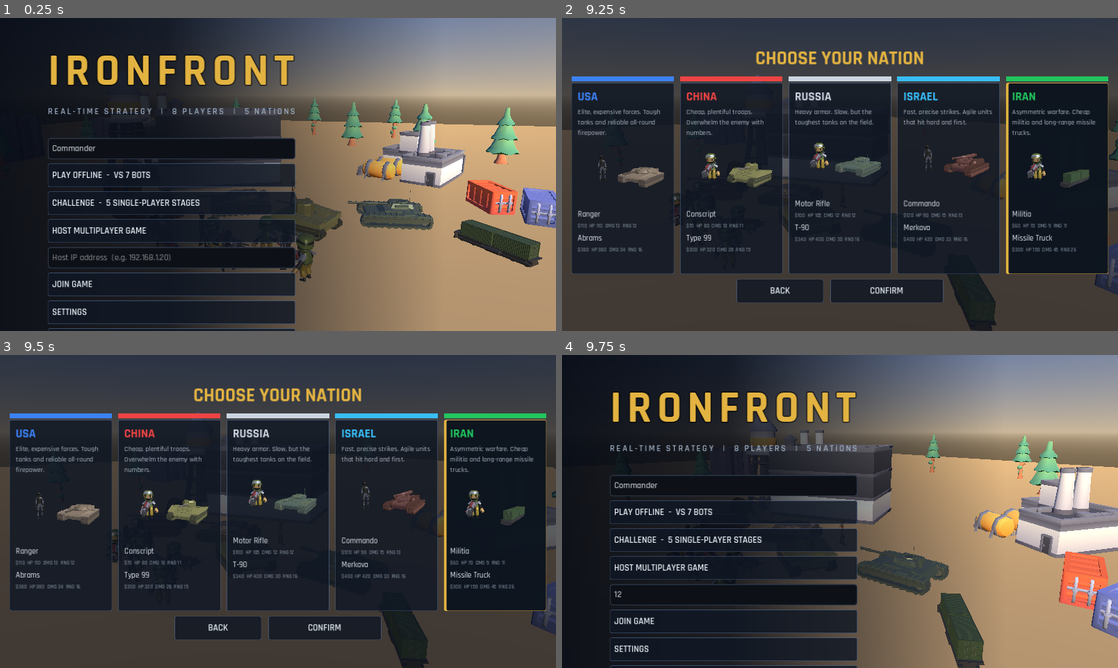
Above: before the commit, frames 1-4 (two rows, left to right).
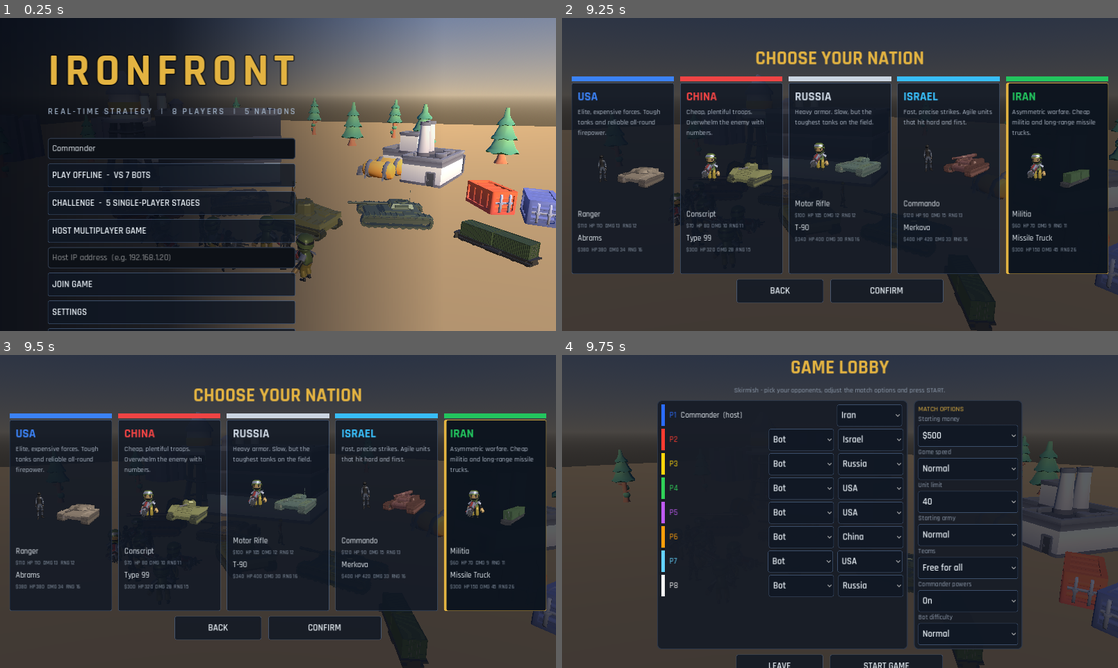
Above: after the commit, the same moments.

Repository: freeb5d/ironfront
Game: Godot game, scene res://scenes/menu.tscn
Same seed, same stepped clock (60 frames per second), same inputs: the game is played once before the commit and once after it.
Inputs (mouse positions are in pixels of both pictures, inside the frame that each line leads up to):
- Up to frame 1 (0.25 s): no input
- Up to frame 2 (9.25 s): click (734, 259) at 0.52 s; type "12" at 0.6 s; click "PLAY OFFLINE - VS 7 BOTS" at 1.25 s; click (623, 177) at 2.02 s; click (623, 177) at 2.77 s; click (728, 177) at 3.52 s; click (728, 177) at 4.27 s; click (840, 177) at 5.02 s; click (840, 177) at 5.77 s; click (951, 177) at 6.52 s; click (951, 177) at 7.27 s; click (1056, 177) at 8.02 s; click (1056, 177) at 8.77 s
- Up to frame 3 (9.5 s): no input
- Up to frame 4 (9.75 s): click "CONFIRM" at 9.5 s

Frames 1-3 are identical in both runs. In frame 4, 76% of the frame differs, in the area x 0-100%, y 0-100%.

Commit message:
Offline modes open no network socket (no firewall prompt), real pause in single-player, minimap right-click orders

Diff:
--- a/scripts/game.gd
+++ b/scripts/game.gd
@@ -946,6 +946,8 @@
 func _physics_process(dt: float) -> void:
 	if sim == null or not running:
 		return
+	if Net.offline and pause_layer.visible:
+		return # single-player: the pause menu really pauses the game
 	sim.step(dt * float(Net.options.get("speed", 1.0)))
 	snap_timer += dt
 	if snap_timer >= 1.0 / SNAP_HZ:
@@ -1745,6 +1747,21 @@
 	var slot: int = _slot_of(multiplayer.get_remote_sender_id())
 	if slot >= 0:
 		sim.cmd_upgrade(slot, idx)
+
+
+## Right-click on the minimap: send the selected units there (Ctrl = attack-move).
+func minimap_order(pos: Vector3) -> void:
+	if selected.is_empty() or my_slot < 0:
+		return
+	var ids: Array = selected.keys()
+	if ids.size() > 200:
+		ids = ids.slice(0, 200)
+	var amove: bool = Input.is_key_pressed(KEY_CTRL)
+	if multiplayer.is_server():
+		if sim != null:
+			sim.cmd_move(my_slot, ids, pos, amove)
+	else:
+		srv_move.rpc_id(1, ids, pos, amove)
 
 
 func _cast_assist(bid: int) -> void:
--- a/scripts/menu.gd
+++ b/scripts/menu.gd
@@ -71,7 +71,12 @@
 		_resume_challenge.call_deferred()
 
 	if "--autotest" in OS.get_cmdline_user_args():
-		_run_autotest()
+		if "--offline" in OS.get_cmdline_user_args():
+			print("AUTOTEST MENU main_visible=%s" % screens["main"].visible)
+			Net.my_name = "Commander"
+			Net.start_challenge.call_deferred(0, "USA")
+		else:
+			_run_autotest()
 
 
 func _run_autotest() -> void:
@@ -386,7 +391,7 @@
 	Net.my_country = chosen
 	match pending:
 		OFFLINE:
-			if Net.host_game(_pname()) != OK:
+			if Net.host_game(_pname(), true) != OK:
 				_show("main")
 				msg.text = "Could not start (is the network port already in use?)"
 				return
@@ -486,7 +491,9 @@
 
 func _start_stage(i: int) -> void:
 	Net.my_name = _pname()
-	Net.start_challenge(i, chosen)
+	if not Net.start_challenge(i, chosen):
+		msg.text = "Could not start the stage."
+		_show("main")
 
 
 func _resume_challenge() -> void:
@@ -587,7 +594,12 @@
 				ob2.selected = at
 		ob2.disabled = not multiplayer.is_server()
 	wait_label.visible = not multiplayer.is_server()
-	lobby_info.text = "Friends join with your address: " + ", ".join(_local_ips()) + "  (UDP %d)" % Net.PORT if multiplayer.is_server() else "Connected. Pick your nation below."
+	if Net.offline:
+		lobby_info.text = "Skirmish - pick your opponents, adjust the match options and press START."
+	elif multiplayer.is_server():
+		lobby_info.text = "Friends join with your address: " + ", ".join(_local_ips()) + "  (UDP %d)" % Net.PORT
+	else:
+		lobby_info.text = "Connected. Pick your nation below."
 	for c in rows.get_children():
 		rows.remove_child(c)
 		c.queue_free()
--- a/scripts/minimap.gd
+++ b/scripts/minimap.gd
@@ -51,6 +51,10 @@
 func _gui_input(ev: InputEvent) -> void:
 	if game == null:
 		return
+	if ev is InputEventMouseButton and ev.button_index == MOUSE_BUTTON_RIGHT and ev.pressed:
+		game.minimap_order(Vector3(ev.position.x / size.x * WORLD - WORLD * 0.5, 0.0, ev.position.y / size.y * WORLD - WORLD * 0.5))
+		accept_event()
+		return
 	var pressed: bool = false
 	if ev is InputEventMouseButton and ev.button_index == MOUSE_BUTTON_LEFT and ev.pressed:
 		pressed = true
--- a/scripts/net.gd
+++ b/scripts/net.gd
@@ -12,6 +12,7 @@
 var slots: Array = [] # {type: open|bot|closed|human, peer: int, name: String, country: String}
 var seed_value: int = 0
 var in_game: bool = false
+var offline: bool = false # single-player: no network socket is opened at all
 var my_name: String = "Player"
 var my_country: String = "USA"
 
@@ -138,11 +139,11 @@
 
 
 ## Starts stage `stage` of the challenge ladder as `nation` (offline, no lobby).
-func start_challenge(stage: int, nation: String) -> void:
+func start_challenge(stage: int, nation: String) -> bool:
 	var st: Dictionary = Data.CHALLENGE[stage]
 	my_country = nation
-	if host_game(my_name) != OK:
-		return
+	if host_game(my_name, true) != OK:
+		return false
 	challenge = {"active": true, "stage": stage, "nation": nation}
 	for i in range(1, slots.size()):
 		slots[i]["type"] = "closed"
@@ -154,6 +155,7 @@
 	options["teams"] = "custom"
 	options["bot_money"] = st["bot_money"]
 	start_game()
+	return true
 
 
 func challenge_complete(stage: int) -> void:
@@ -196,6 +198,7 @@
 func reset() -> void:
 	slots.clear()
 	in_game = false
+	offline = false
 	challenge["active"] = false
 
 
@@ -207,13 +210,17 @@
 	return out
 
 
-func host_game(pname: String) -> int:
+func host_game(pname: String, is_offline: bool = false) -> int:
 	my_name = pname
-	var peer: ENetMultiplayerPeer = ENetMultiplayerPeer.new()
-	var err: int = peer.create_server(PORT, Data.MAX_SLOTS)
-	if err != OK:
-		return err
-	multiplayer.multiplayer_peer = peer
+	offline = is_offline
+	if is_offline:
+		multiplayer.multiplayer_peer = OfflineMultiplayerPeer.new()
+	else:
+		var peer: ENetMultiplayerPeer = ENetMultiplayerPeer.new()
+		var err: int = peer.create_server(PORT, Data.MAX_SLOTS)
+		if err != OK:
+			return err
+		multiplayer.multiplayer_peer = peer
 	slots = _default_slots()
 	slots[0] = {"type": "human", "peer": 1, "name": pname, "country": my_country}
 	lobby_changed.emit()
Not shown, changed: .github/workflows/build.yml
